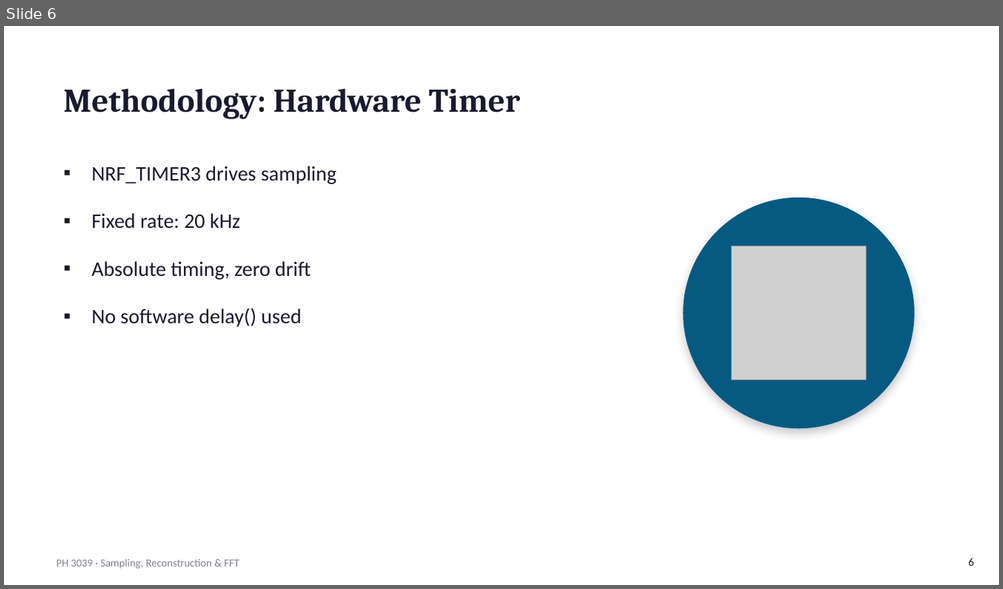
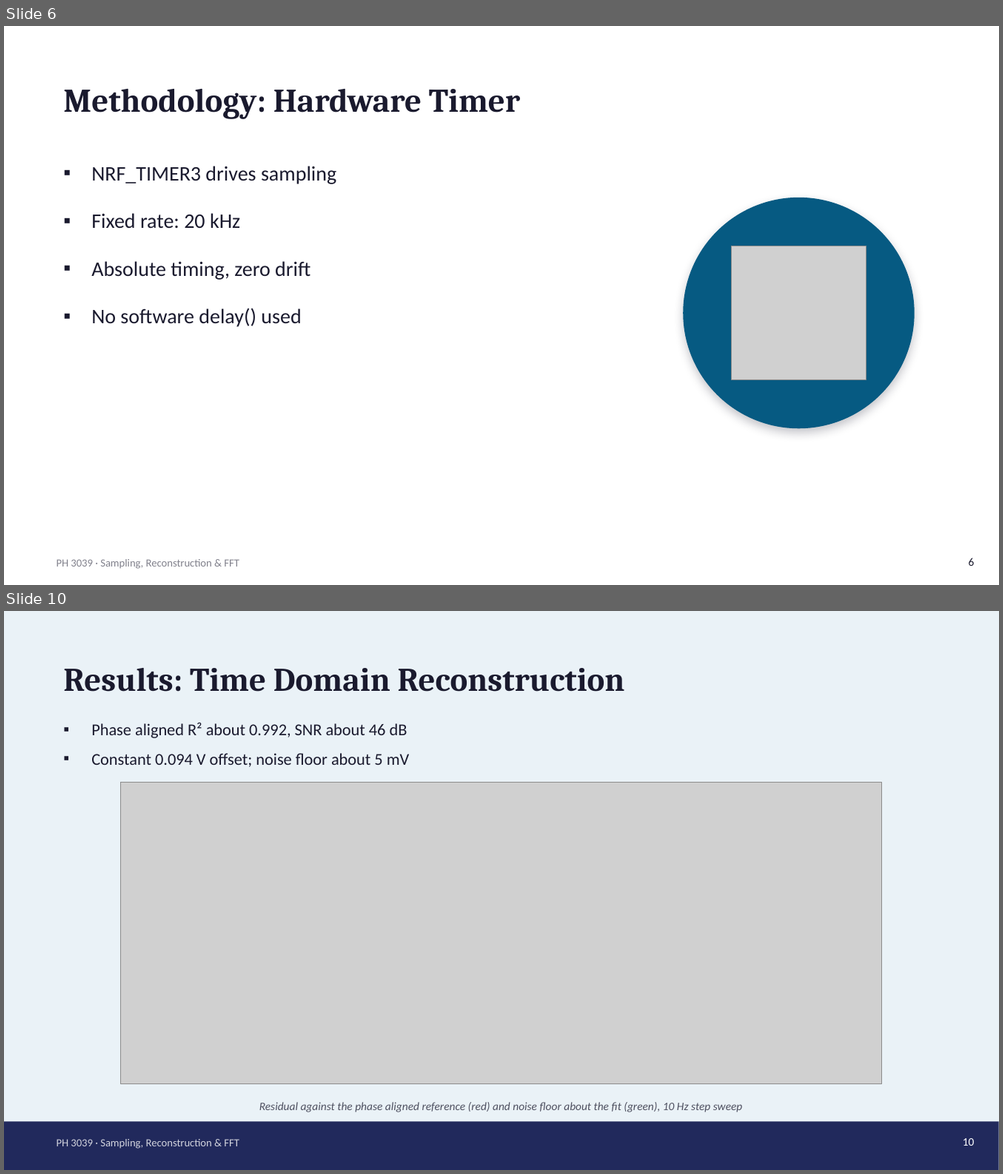
Before and after one commit to TSSwork/PH3039_lab_2, a slide deck: reports/PH3039_Sampling_FFT_Presentation(1).pptx. Shown one above the other, each under a label of ours: slide 6 before the commit, slides 6 and 10 after it; the slides between them are not shown. The pictures are 1003x589 and 1003x1174 pixels, drawn with LibreOffice and Linux fonts; fonts in the diff are those of the drawing; grey boxes stand for pictures. Boxes give left, top, right and bottom in pixels: in the first picture for what was removed or moved away, otherwise in the second. Text is boxed around its words. In the diff, an @@ line names an element or a change of style, - is before the commit and + after.

```diff
--- a/reports/PH3039_Sampling_FFT_Presentation(1).pptx
+++ b/reports/PH3039_Sampling_FFT_Presentation(1).pptx
@@ slide 10 added at [4, 611, 999, 1170], background #EAF2F7 @@
@@ title added at [63, 668, 625, 692], 32 pt, text #1A1A2E, bold @@
+Results: Time Domain Reconstruction
@@ text added at [91, 722, 410, 767], 16 pt, text #1A1A2E @@
+▪ Phase aligned R² about 0.992, SNR about 46 dB
+▪ Constant 0.094 V offset; noise floor about 5 mV
@@ picture added at [121, 783, 882, 1084] @@
@@ text added at [259, 1102, 743, 1113], 11 pt, text #1A1A2E at 75% opacity, italic @@
+Residual against the phase aligned reference (red) and noise floor about the fit (green), 10 Hz step sweep
@@ rectangle added at [4, 1122, 999, 1170], fill #21295C @@
@@ text added at [57, 1139, 239, 1149], 10.5 pt, text #FFFFFF at 80% opacity @@
+PH 3039 · Sampling, Reconstruction & FFT
@@ page number added at [962, 1139, 974, 1146], 11 pt, text #FFFFFF @@
+10
```
Also in this commit, not shown: 8 slides changed, 4 other slides added, 2 slides removed.
